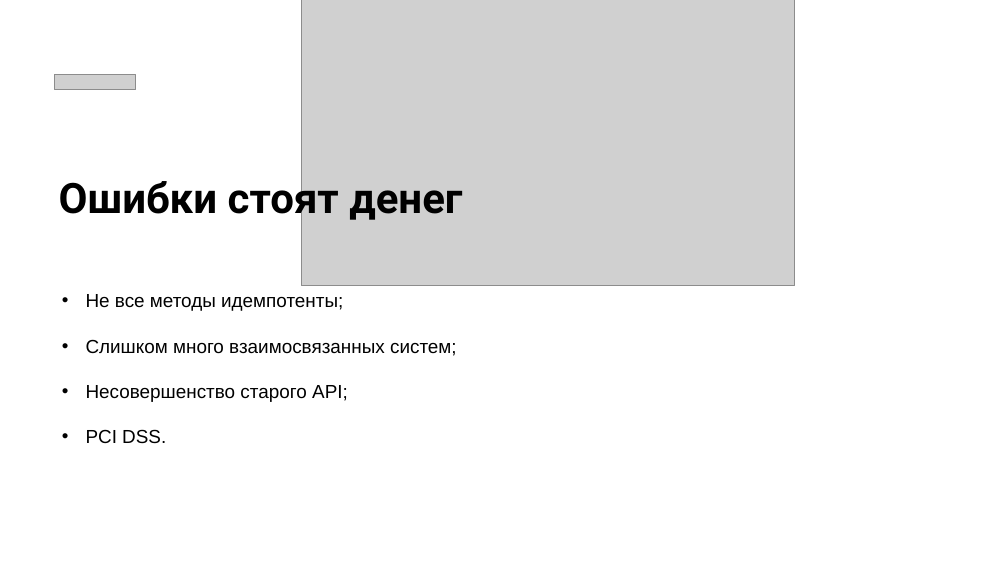
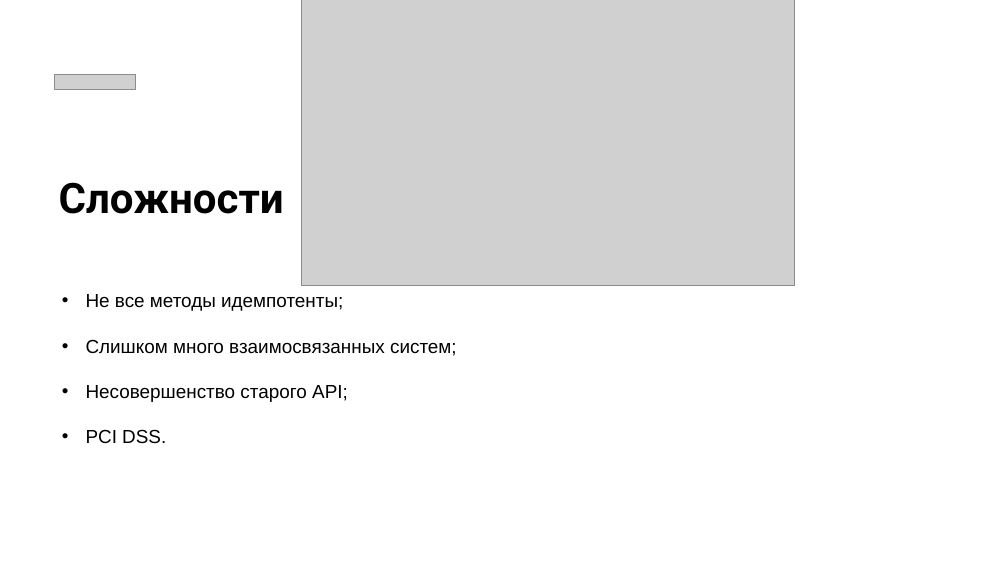
Before and after one commit to Serganbus/devfest, a slide deck: slide 14 of Презентация.pptx. Drawn at 1008x567 pixels with LibreOffice and Linux fonts; fonts in the diff are those of the drawing; grey boxes stand for pictures. Boxes give left, top, right and bottom in pixels: in the first picture for what was removed or moved away, otherwise in the second. Text is boxed around its words. In the diff, an @@ line names an element or a change of style, - is before the commit and + after.

```diff
--- a/Презентация.pptx
+++ b/Презентация.pptx
@@ text at box(59, 182, 284, 214): text changed @@
-Ошибки стоят денег
+Сложности
```
Also in this commit, not shown: 1 other slide changed, 4 slides added, 1 slide removed, 2 other files.
